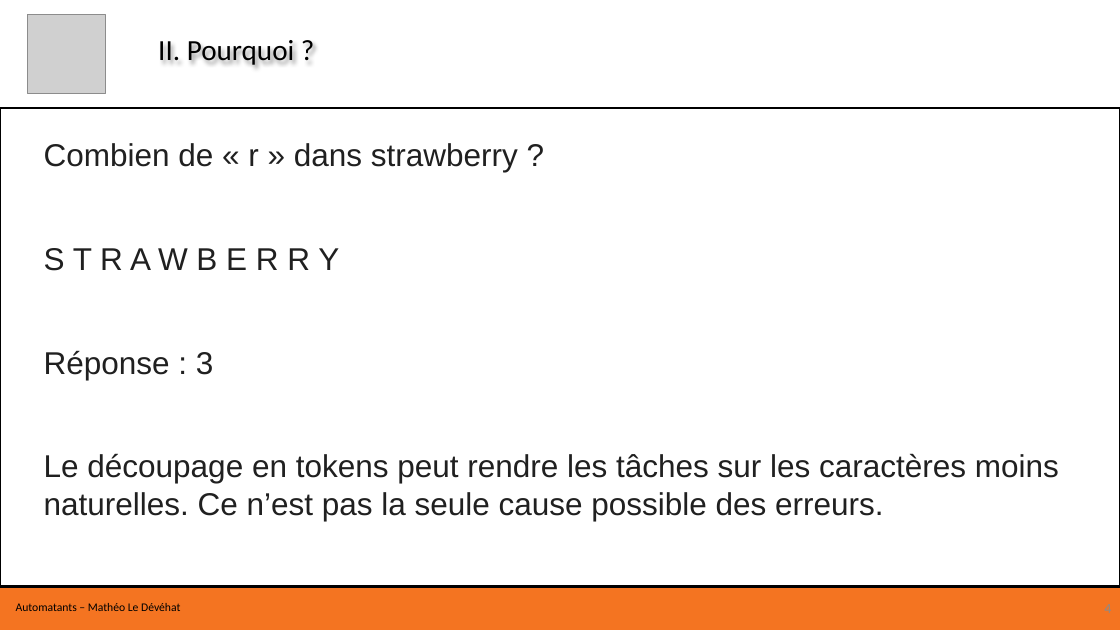
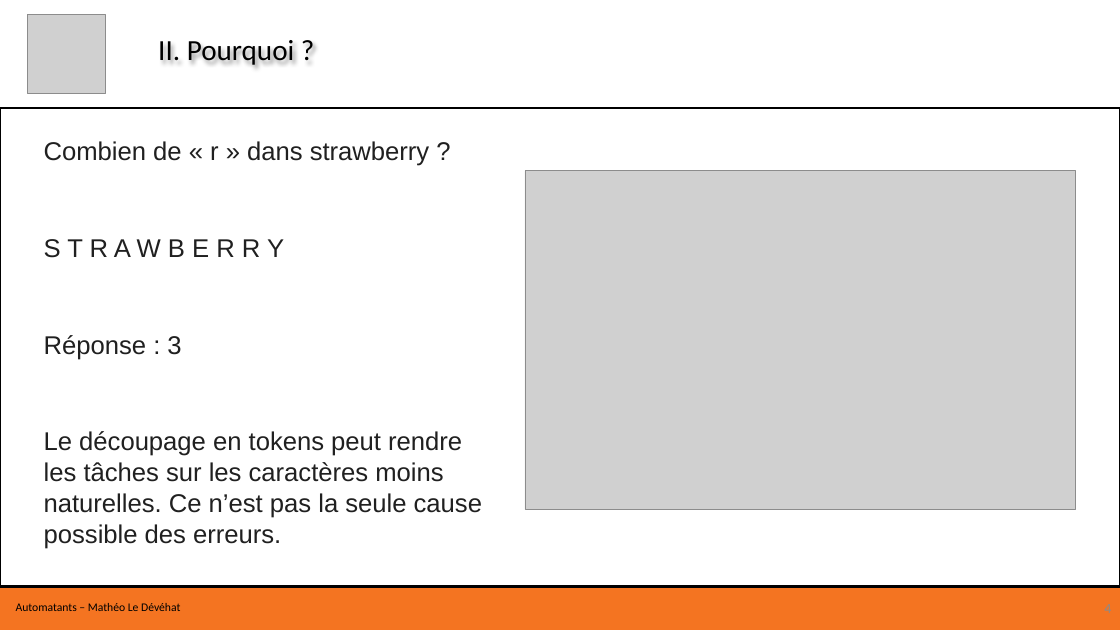
Before and after one commit to Flydexo/research, a slide deck: slide 4 of formation-hnet/Formation H-Net.pptx. Drawn at 1120x630 pixels with LibreOffice and Linux fonts; fonts in the diff are those of the drawing; grey boxes stand for pictures. Boxes give left, top, right and bottom in pixels: in the first picture for what was removed or moved away, otherwise in the second. Text is boxed around its words. In the diff, an @@ line names an element or a change of style, - is before the commit and + after.

Commit message:
Add strawberry example to H-Net presentation

```diff
--- a/formation-hnet/Formation H-Net.pptx
+++ b/formation-hnet/Formation H-Net.pptx
@@ text "Combien de « r » ..." at (x1=44, y1=141, x2=482, y2=549): size 27 to 22 pt @@
@@ picture added at (x1=525, y1=171, x2=1075, y2=510) @@
```
Also in this commit, not shown: 1 other file.
